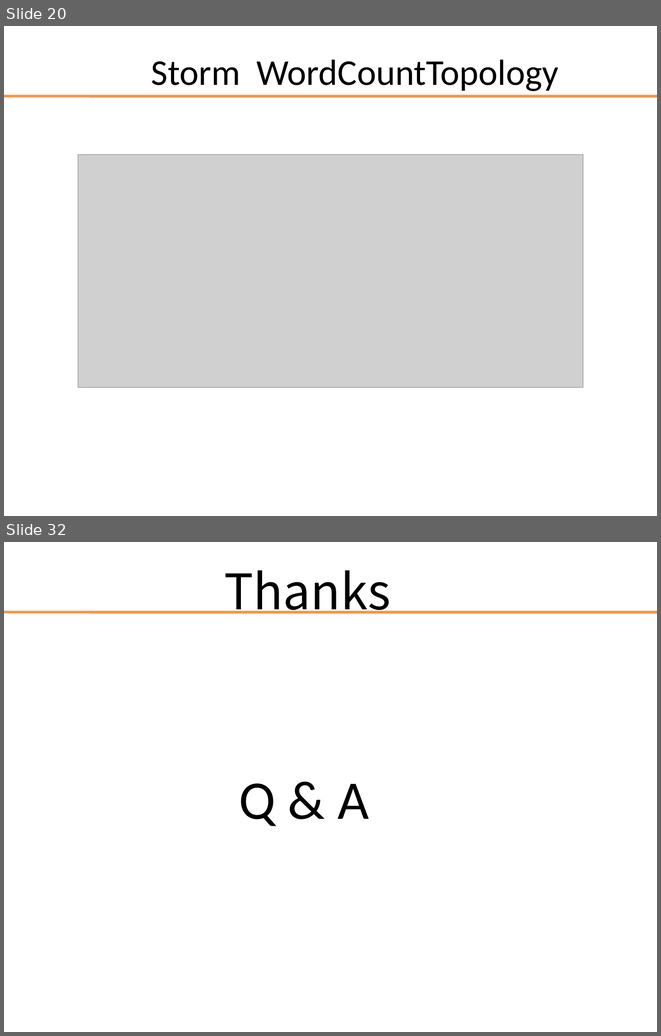
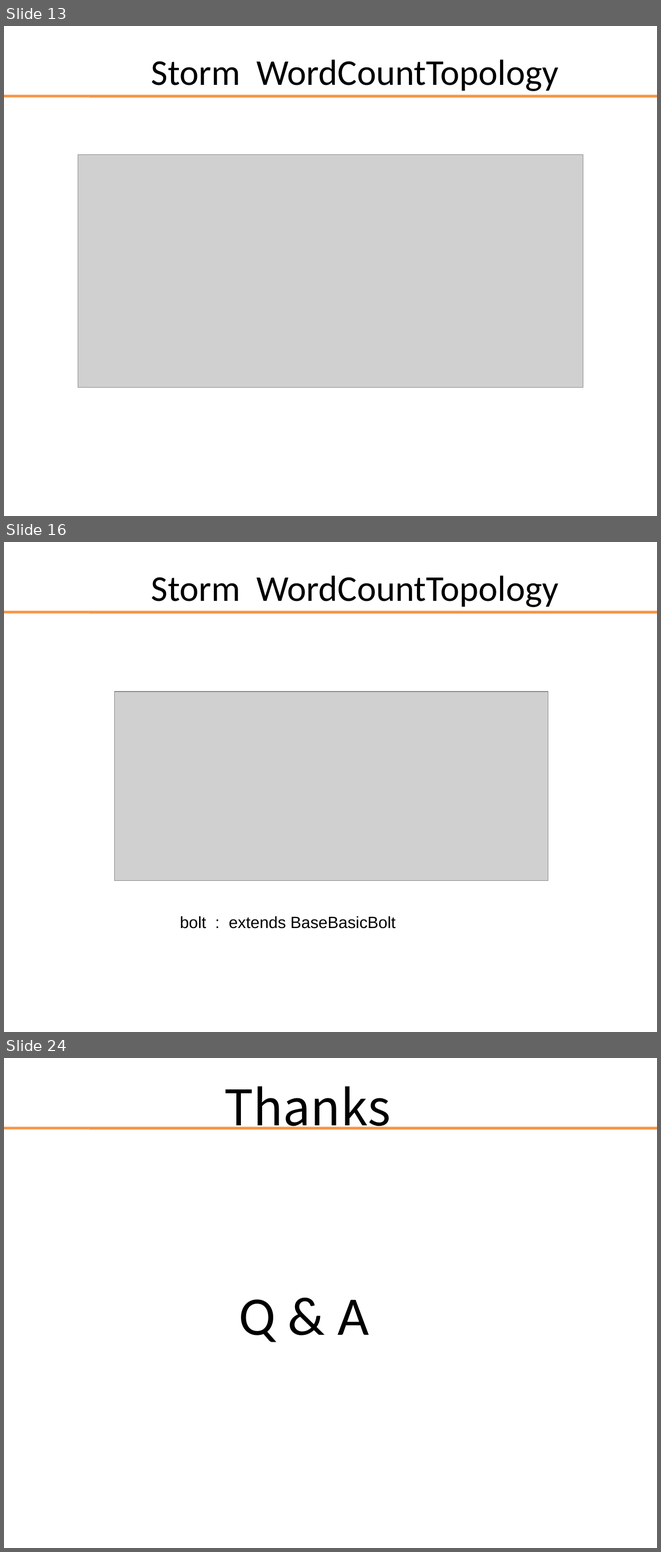
Before and after one commit to darionyaphets/darion_example, a slide deck: source/storm/storm_source.ppt. Shown one above the other, each under a label of ours: slides 20 and 32 before the commit, slides 13, 16 and 24 after it; the slides between them are not shown. The pictures are 661x1036 and 661x1552 pixels, drawn with LibreOffice and Linux fonts; fonts in the diff are those of the drawing; grey boxes stand for pictures; background and template pictures are left out. Boxes give left, top, right and bottom in pixels: in the first picture for what was removed or moved away, otherwise in the second. Text is boxed around its words. In the diff, an @@ line names an element or a change of style, - is before the commit and + after.

Commit message:
update 4 storm ppt

```diff
--- a/source/storm/storm_source.ppt
+++ b/source/storm/storm_source.ppt
@@ slide 16 added at (x1=4, y1=542, x2=657, y2=1032), background picture (left out); not listed: 1 template element that a slide beside it also shows @@
@@ title added at (x1=151, y1=575, x2=559, y2=607), 40 pt, text #000000 @@
+Storm WordCountTopology
@@ picture added at (x1=114, y1=691, x2=548, y2=881) @@
@@ text added at (x1=180, y1=916, x2=395, y2=928), 18 pt, text #000000 @@
+bolt : extends BaseBasicBolt
@@ what was slide 20 is now slide 13 @@
@@ what was slide 32 is now slide 24 @@
```
Also in this commit, not shown: 7 slides changed, 7 other slides added, 16 slides removed.
